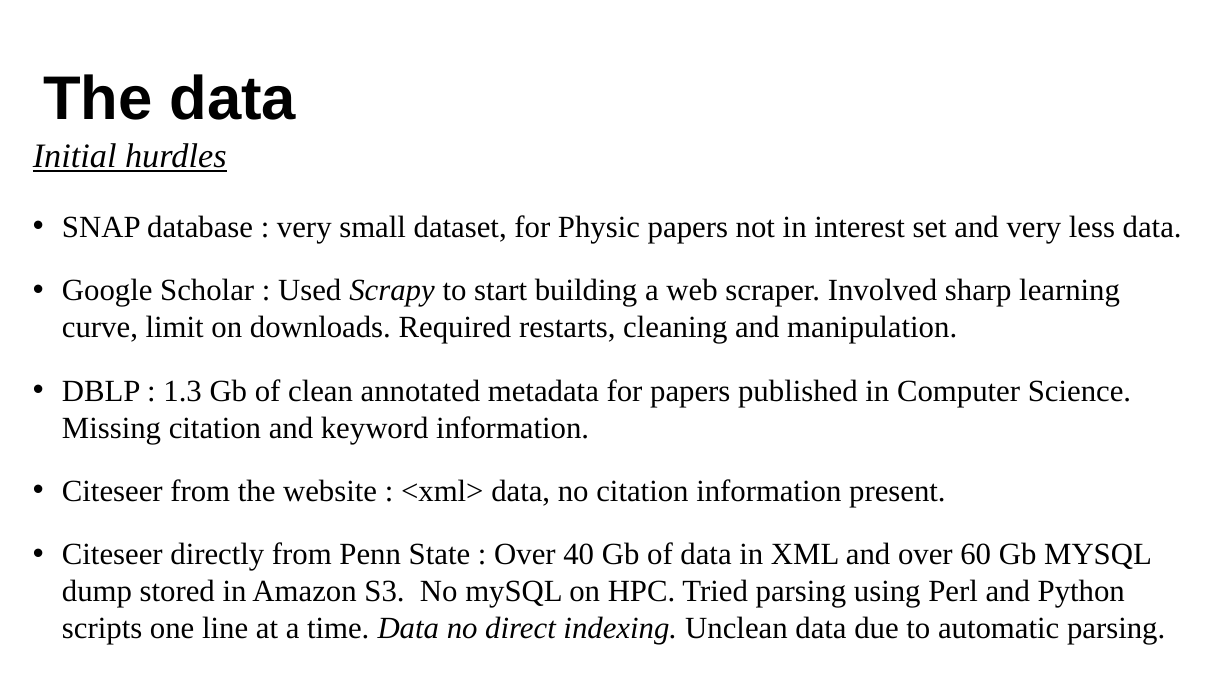
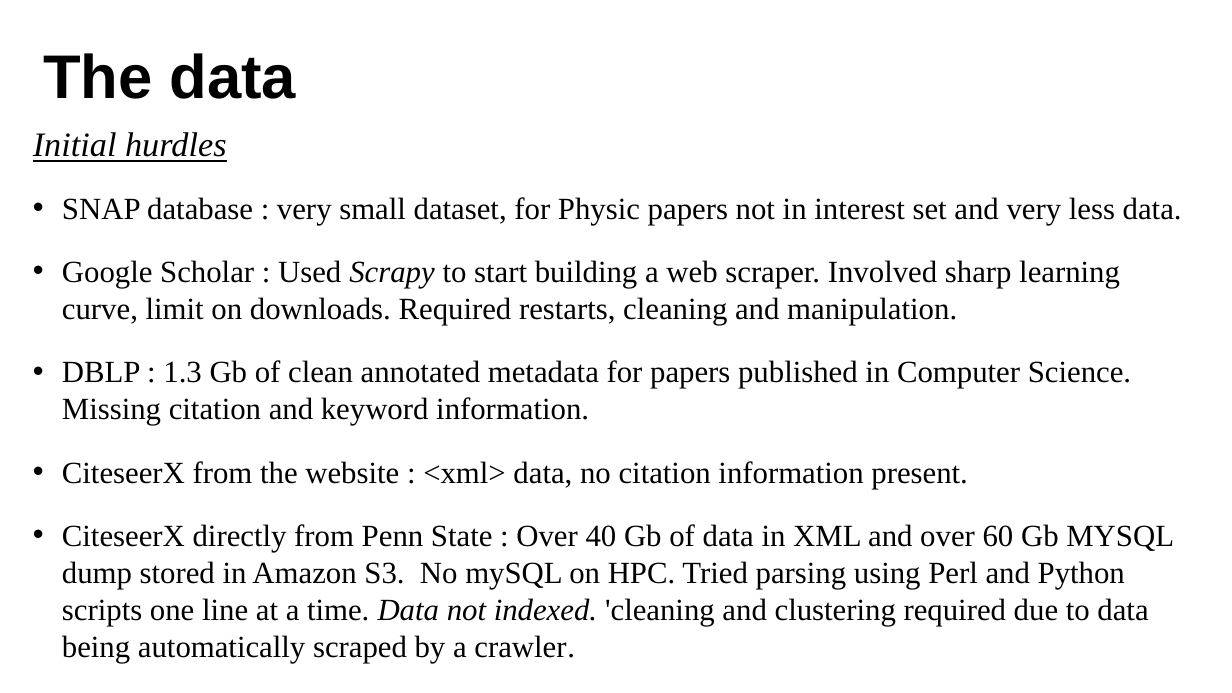
Before and after one commit to ag3859/RTBDProject, a slide deck: slide 3 of RTBD.pptx (slide 4 before the commit). Drawn at 1232x693 pixels with LibreOffice and Linux fonts; fonts in the diff are those of the drawing. Boxes give left, top, right and bottom in pixels: in the first picture for what was removed or moved away, otherwise in the second. Text is boxed around its words. In the diff, an @@ line names an element or a change of style, - is before the commit and + after.

```diff
--- a/RTBD.pptx
+++ b/RTBD.pptx
@@ title "The data": place and size @@
-title "The data" at box(43, 74, 297, 120)
+title "The data" at box(43, 53, 297, 99)
@@ text "Initial hurdles": place and size @@
-text "Initial hurdles" at box(33, 143, 1182, 644)
+text "Initial hurdles" at box(33, 132, 1182, 663)
@@ text at box(62, 461, 1174, 663): text changed @@
-• Citeseer from the website : <xml> data, no citation information present.
-• Citeseer directly from Penn State : Over 40 Gb of data in XML and over 60 Gb MYSQL dump stored in Amazon S3. No mySQL on HPC. Tried parsing using Perl and Python scripts one line at a time. Data no direct indexing. Unclean data due to automatic parsing.
+• CiteseerX from the website : <xml> data, no citation information present.
+• CiteseerX directly from Penn State : Over 40 Gb of data in XML and over 60 Gb MYSQL dump stored in Amazon S3. No mySQL on HPC. Tried parsing using Perl and Python scripts one line at a time. Data not indexed. 'cleaning and clustering required due to data being automatically scraped by a crawler.
```
Also in this commit, not shown: 5 other slides changed, 4 other files.
